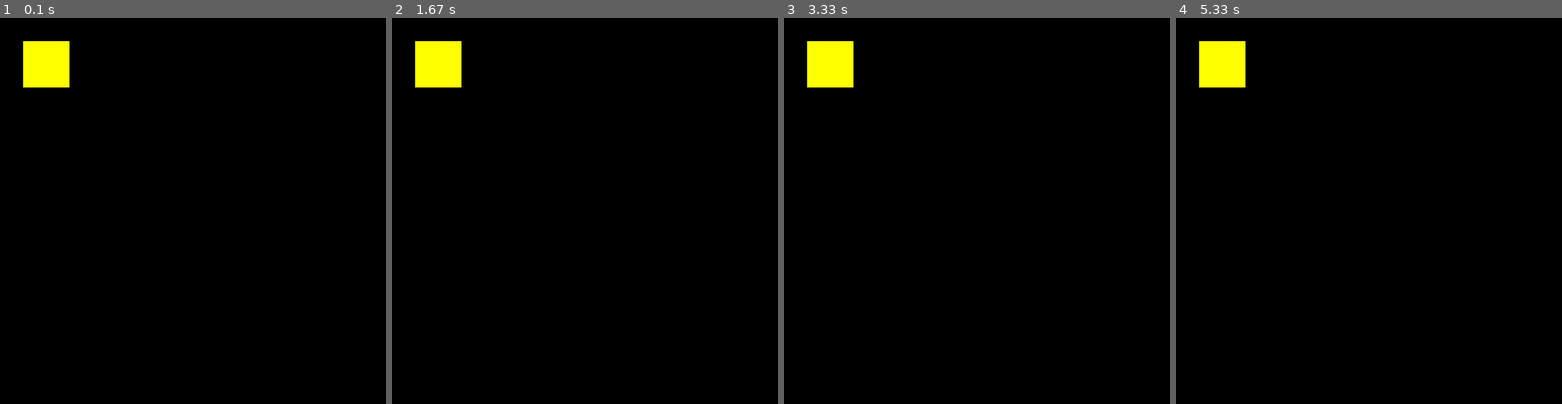
Above: before the commit, frames 1-4 (left to right).
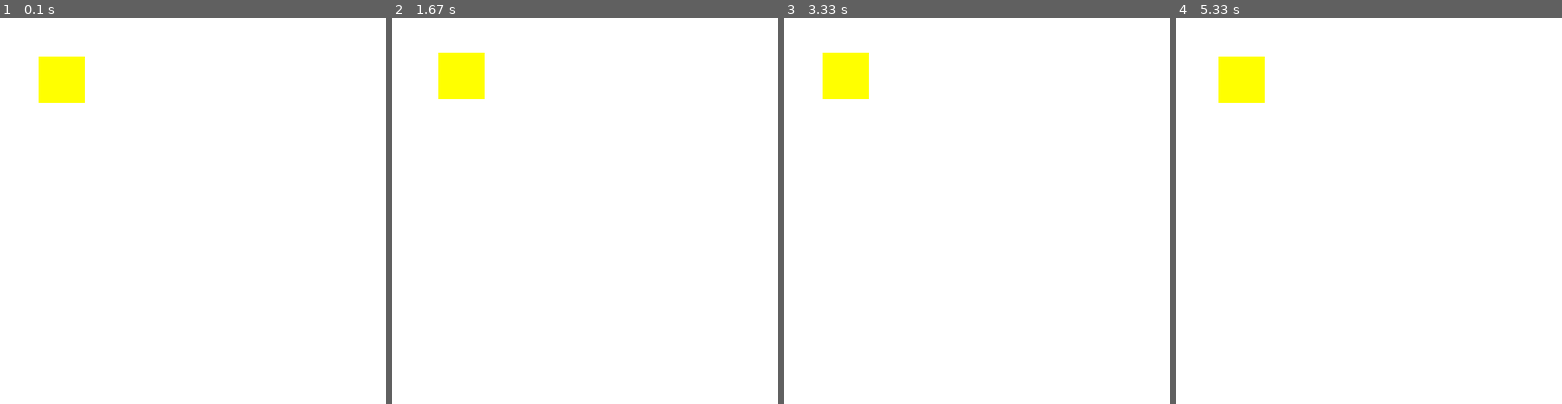
Above: after the commit, the same moments.

Repository: windingtheropes/dungeon-game
Game: pygame game, started from game.py
Same seed, same stepped clock (60 frames per second), same inputs: the game is played once before the commit and once after it.
Inputs:
- Up to frame 1 (0.1 s): no input
- Up to frame 2 (1.67 s): hold Right 0.33-0.8 s; hold Up 0.83-1.13 s; hold Right 1.17-1.63 s
- Up to frame 3 (3.33 s): hold Left 1.67-2.2 s; hold Down 2.23-2.53 s; hold Left 2.57-2.97 s; hold Up from 3 s (still down)
- Up to frame 4 (5.33 s): release Up at 3.37 s; hold Right 3.4-4.03 s; hold Down 4.07-4.43 s; hold Left 4.47-4.93 s; hold Right from 4.97 s (still down)

The runs differ from the first frame. In frame 1, 99% of the frame differs, in the area x 0-100%, y 0-100%; in frame 2, 99%; in frame 3, 99%; in frame 4, 99%.

Commit message:
add baseline entity functionality; entity floor and entity class; fix events not triggering; add player class with simple movement; refactor and rename; optimize game render loop by reducing iterations and storing active screen

Diff:
--- a/game.py
+++ b/game.py
@@ -1,6 +1,6 @@
 import pygame
 import blogger
-from renderlib import Screen, Layer
+from renderlib import Screen, Layer, Entity
 
 # initialize blogger for global use
 blogger.init("log/log")
@@ -14,23 +14,27 @@
 class Game():
     def __init__(self):
         self.running = True
-        self.active_screen = -1
         self.screens = []
-        pass
+
+        # Active screen management
+        self.active_screen = None;
     def start(self):
+        active_screen = None
         # start render loop
-        for s in self.screens:
-            if(s.active == True):
-                s._start()
         while self.running == True:
+            for screen in self.screens:
+                if(screen.active == True):
+                    if(self.active_screen != None and screen.id == self.active_screen.id):
+                        pass
+                    else:
+                        self.active_screen = screen
+                        screen._start()
             for event in pygame.event.get():
                 if event.type == pygame.QUIT:
                     self.running = False
-
-            # render the active screen
-            for s in self.screens:
-                if(s.active == True):
-                    game_screen.blit(s._render(), (0,0))
+                screen._event(event)
+            # render the active screen, by rendering its surface to the main screen
+            game_screen.blit(self.active_screen._render(), (0,0))
             # refresh the screen 1/24 of a second for 24fps
             pygame.display.flip()
             clock.tick(24)
@@ -41,24 +45,85 @@
         else:
             self.screens.append(screen)
 
-class newlayer(Layer):
+class Backdrop(Layer):
     def __init__(self):
         Layer.__init__(self)
-        super(newlayer, self)._listen("render", self.render)
+        super(Backdrop, self)._listen("render", self.render)
     def render(self, s):
-        pygame.draw.rect(s, (255,255,0), pygame.Rect(30, 30, 60, 60))
-
+        s.fill((255,255,255))
+        pass
 class newscreen(Screen):
     def __init__(self):
         Screen.__init__(self, pygame.Surface((500,500)))
         # super(newscreen, self)._listen("render", self.render)
+# Entity floor
+class Player(Entity):
+    def __init__(self):
+        Entity.__init__(self)
+        super(Player, self)._listen("event", self.event)
+    def event(self, e):
+        if(e.type == pygame.KEYDOWN):
+            if(e.key == pygame.K_DOWN):
+                self.position[1] += 5
+            if(e.key == pygame.K_UP):
+                self.position[1] -= 5
+            if(e.key == pygame.K_RIGHT):
+                self.position[0] += 5
+            if(e.key == pygame.K_LEFT):
+                self.position[0] -= 5
+    def _render(self):
+        pygame.draw.rect(self.screen, (255,255,0), pygame.Rect(self._position[0], self._position[1], 60,60))
+# the entity floor contains a list of entities, [[Entity, GlobalPosition]]
+class EntityFloor(Layer):
+    def __init__(self):
+        Layer.__init__(self)
+        self.entities = []
+        self.pos = [50,50]
+        self.dim = [300,300]
 
+    # layer does not have built in functionality for handling layers within (layer 3.1), so it must be added like it is implemented in screens (layer 2)
+    def _render(self):
+        if(self.listeners["render"] == None):
+        # if no registered listener is present, default behaviour is to render all active layers
+            for e in self.entities:
+                if e.active == True:
+                    # calculated global position
+                    cgp = [e.position[0]+self.pos[0], e.position[1]+self.pos[1]]
+                    e._position = cgp
+                    print(e.position)
+                    e._render()
+        else:
+            self.listeners["render"]()
+    def _event(self, event):
+        if(self.listeners["event"] == None):
+            # default behaviour if no event function is registered.
+            for entity in self.entities:
+                if entity.active==True:
+                    entity._event(event)
+        else:
+            self.listeners["event"](event)
+    def add_entity(self, entity: Entity):
+        if entity in self.entities:
+            blogger.blog().warn(f"{self.__class__.__name__}) Entity already registered.")
+        else:
+            # registers the layer to the screen by providing it with a surface to render to
+            if(self.screen == None):
+                blogger.blog().error(f"{self.__class__.__name__}) No screen registered; trying to assign None screen to entity.")
+            entity.screen = self.screen
+            self.entities.append(entity)
 
 g = Game()
+
 ns = newscreen()
 ns.active = True
-nl = newlayer()
-nl.active = True
-ns.add_layer(nl)
 g.addScreen(ns)
+
+bd = Backdrop()
+
+p = Player()
+ef = EntityFloor()
+ns.add_layer(bd)
+ns.add_layer(ef)
+ef.add_entity(p)
+
 g.start()
--- a/renderlib.py
+++ b/renderlib.py
@@ -6,6 +6,7 @@
 class Renderer():
     def __init__(self):
         self.active = True
+        self.id = str(int(time.time() * random.random() * random.random()))
         self.listeners = {
             "event": None,
             "render": None,
@@ -27,6 +28,8 @@
     def _start(self):
         if(self.listeners["start"] != None):
             self.listeners["start"]()
+
+# level 3 - layer, renders to a screen; renders to the screen's surface.
 class Layer(Renderer):
     def __init__(self):
         Renderer.__init__(self)
@@ -46,10 +49,12 @@
         Renderer.__init__(self)
         self.layers = []
         self.surface = surface;
+    # adding a layer to a screen involves registering it
     def add_layer(self, layer: Layer):
         if layer in self.layers:
             blogger.blog().warn(f"{self.__class__.__name__}) Layer already registered.")
         else:
+            # registers the layer to the screen by providing it with a surface to render to
             layer.screen = self.surface
             self.layers.append(layer)
         # listen
@@ -64,6 +69,8 @@
         else:
             self.listeners["event"](e)
     def _render(self):
+        # render the background color as a backup, in order to prevent unexpected behaviour
+        self.surface.fill((0,0,0))
         if(self.listeners["render"] == None):
         # if no registered listener is present, default behaviour is to render all active layers
             for l in self.layers:
@@ -72,4 +79,10 @@
         else:
             self.listeners["render"]()
         return self.surface
-# level 3 - layer, renders to a screen; renders to the screen's surface.
+
+class Entity(Layer):
+    def __init__(self):
+        Layer.__init__(self)
+        # position as calculated by the entity floor; global position on screen
+        self._position = [0,0]
+        self.position = [0,0]
